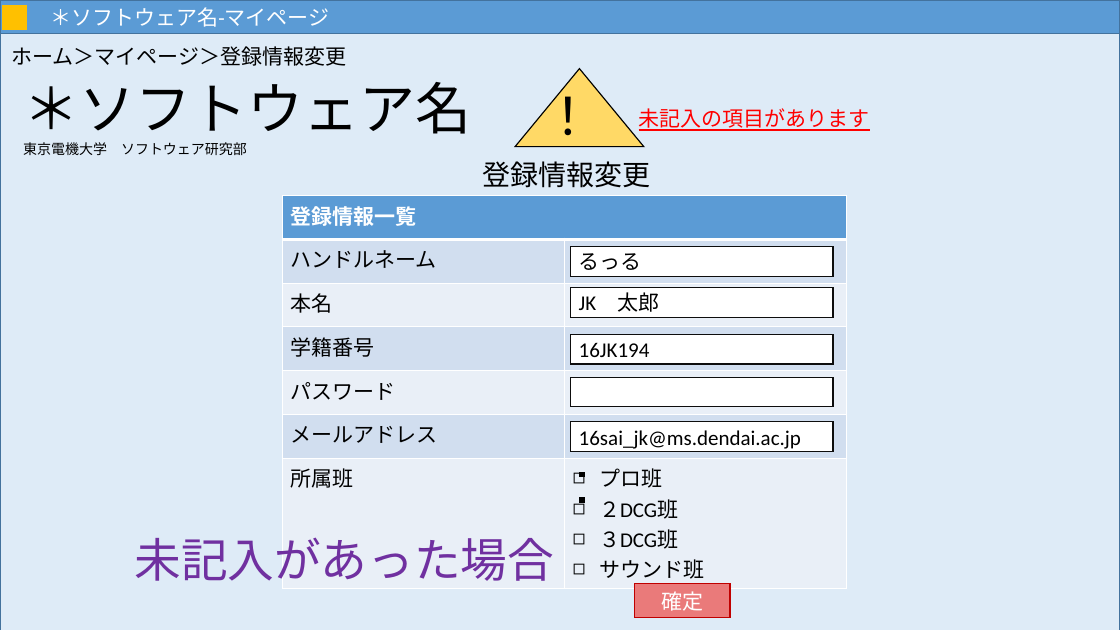
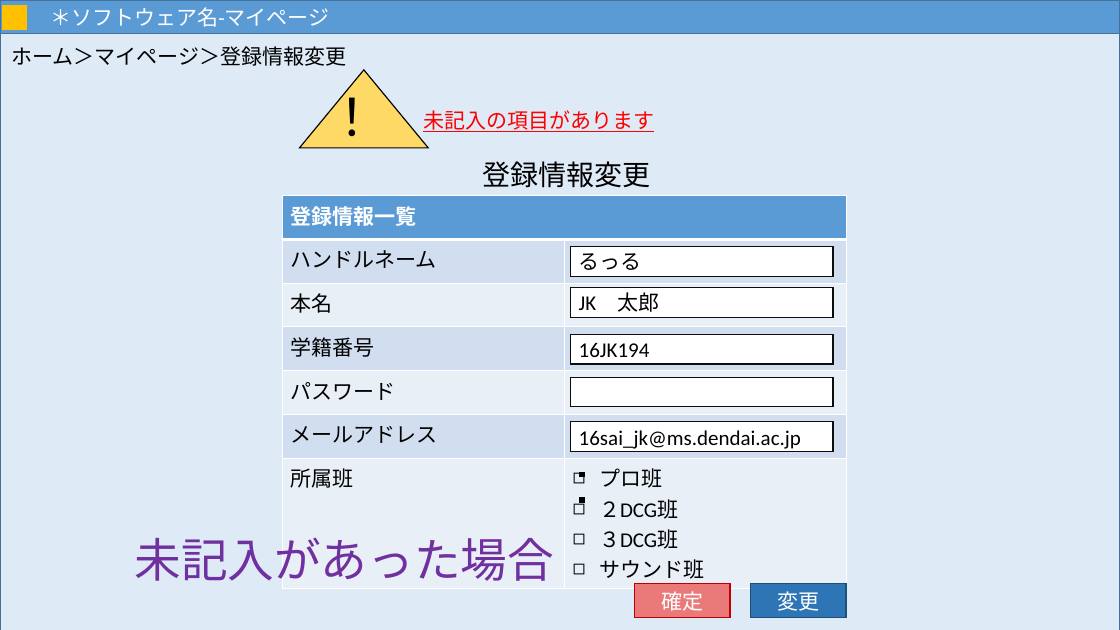
Before and after one commit to MNB-oda/MNB, a slide deck: slide 11 of 提出課題/外部設計書/画面設計.pptx (slide 12 before the commit). Drawn at 1120x630 pixels with LibreOffice and Linux fonts; fonts in the diff are those of the drawing. Boxes give left, top, right and bottom in pixels: in the first picture for what was removed or moved away, otherwise in the second. Text is boxed around its words. In the diff, an @@ line names an element or a change of style, - is before the commit and + after.

```diff
--- a/提出課題/外部設計書/画面設計.pptx
+++ b/提出課題/外部設計書/画面設計.pptx
@@ text removed at (23,82,471,155) @@
-＊ソフトウェア名
-東京電機大学 ソフトウェア研究部
@@ triangle "！": place and size @@
-triangle "！" at (515,69,644,147)
+triangle "！" at (300,70,429,148)
@@ text "未記入の項目があります": place and size @@
-text "未記入の項目があります" at (639,108,870,131)
+text "未記入の項目があります" at (423,110,654,132)
@@ rectangle added at (751,584,847,618), fill #2E75B6, outline #1F4E79 1 pt, 18 pt, text #FFFFFF @@
+変更
```
Also in this commit, not shown: 16 other slides changed, 15 slides removed, 1 other file.
